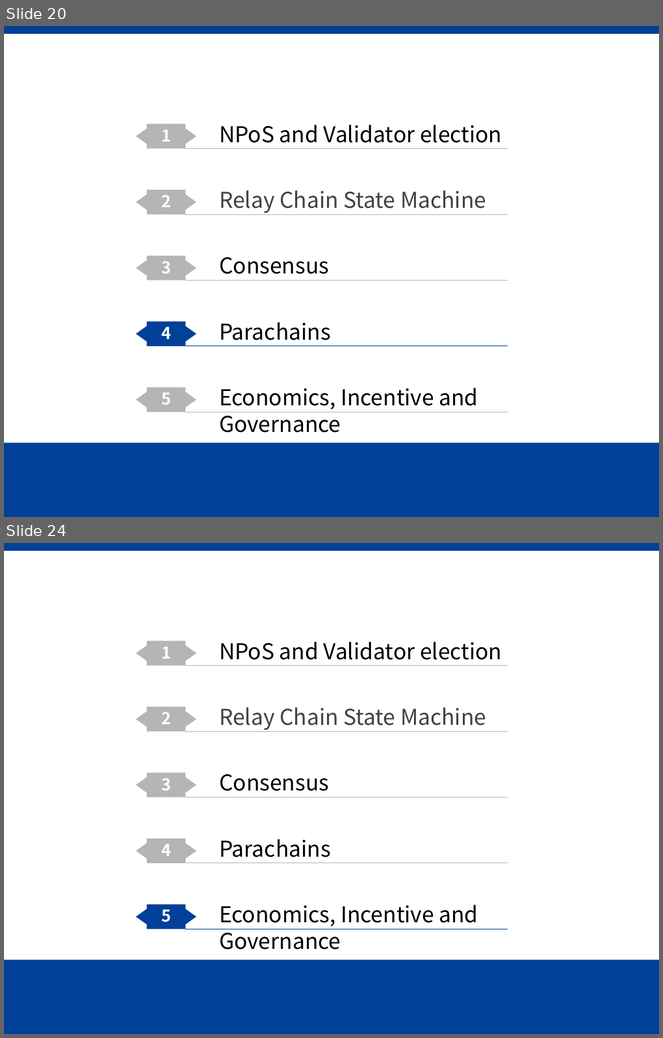
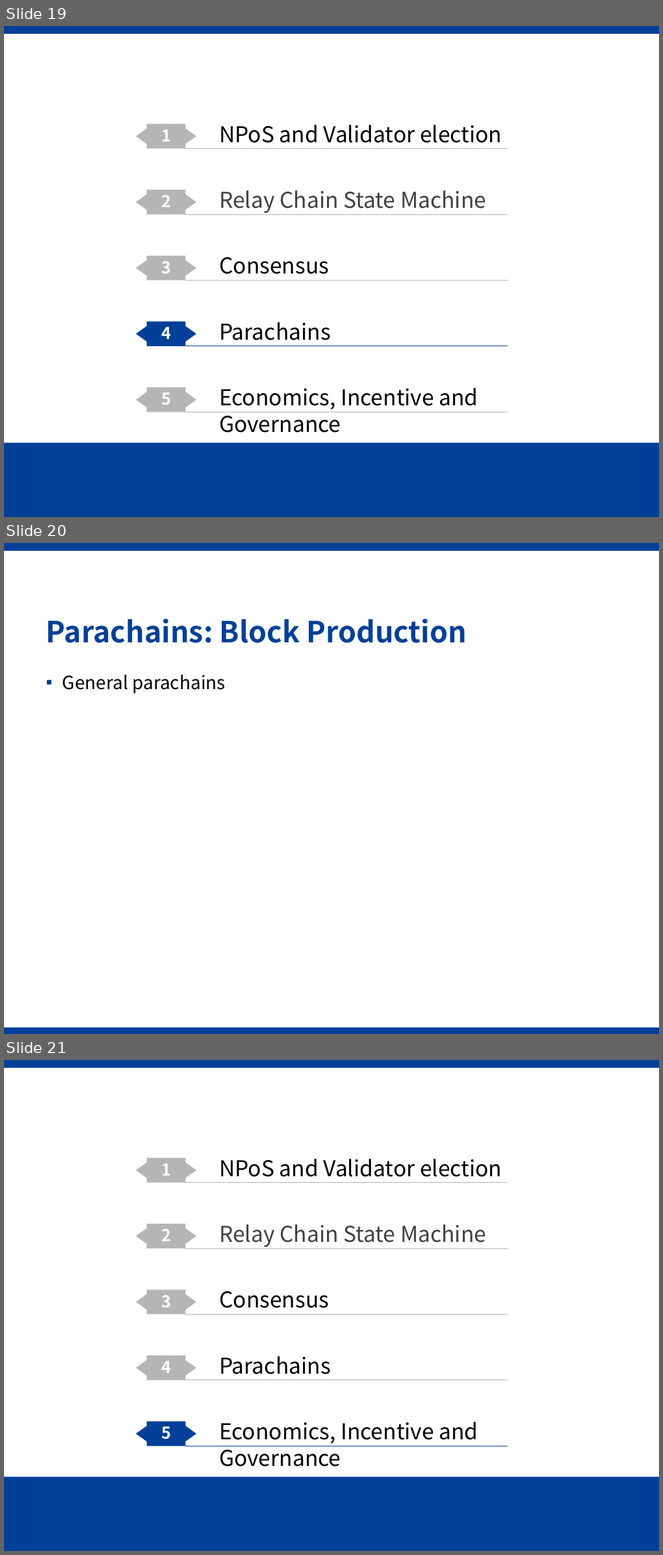
Before and after one commit to Voidkai/Polkadot, a slide deck: Polkadot-PPT.pptx. Shown one above the other, each under a label of ours: slides 20 and 24 before the commit, slides 19, 20 and 21 after it; the slides between them are not shown. The pictures are 663x1038 and 663x1555 pixels, drawn with LibreOffice and Linux fonts; fonts in the diff are those of the drawing; background and template pictures are left out. Boxes give left, top, right and bottom in pixels: in the first picture for what was removed or moved away, otherwise in the second. Text is boxed around its words. In the diff, an @@ line names an element or a change of style, - is before the commit and + after.

```diff
--- a/Polkadot-PPT.pptx
+++ b/Polkadot-PPT.pptx
@@ slide 20 added at box(4, 543, 659, 1034), background #FFFFFF; not listed: 1 template element that a slide beside it also shows @@
@@ title added at box(46, 618, 467, 643), 32 pt, text #004098, bold @@
+Parachains: Block Production
@@ text added at box(62, 674, 226, 694), 20 pt, text #000000 @@
+▪ General parachains
@@ rectangle added at box(4, 1028, 659, 1034), fill #004098 @@
@@ what was slide 20 is now slide 19 @@
@@ what was slide 24 is now slide 21 @@
```
Also in this commit, not shown: 1 other slide added, 6 slides removed.
